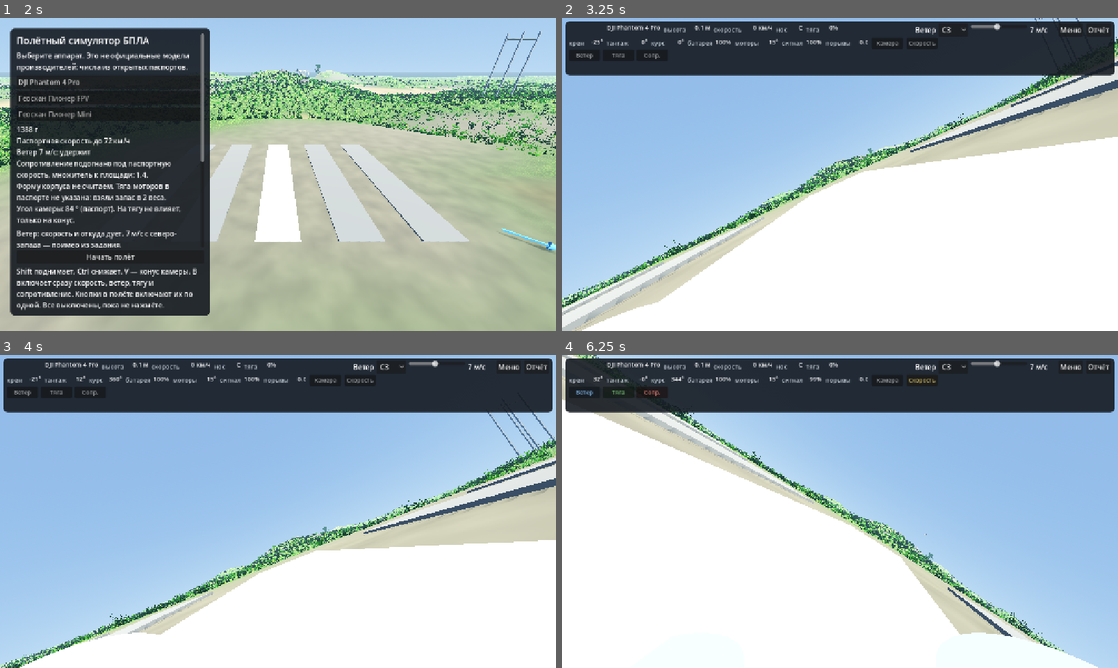
Above: before the commit, frames 1-4 (two rows, left to right).
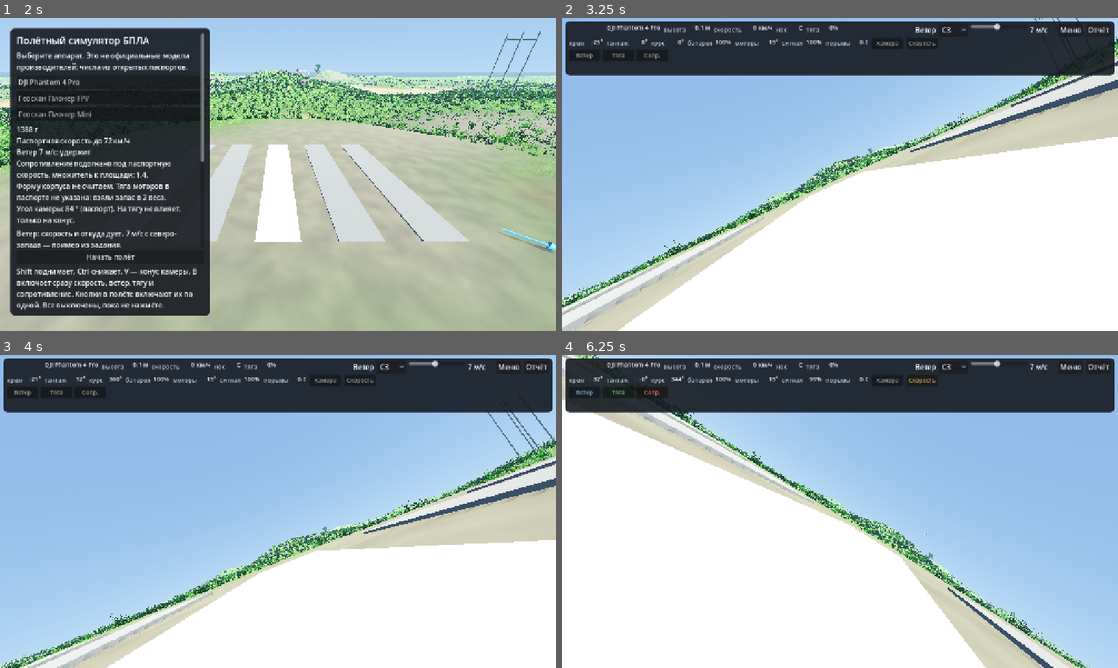
Above: after the commit, the same moments.

Repository: Melkor-code/infoteh
Game: Godot game, scene res://scenes/main.tscn
Two runs of this game, one before a commit and one after it. Both use one fixed random seed, a clock stepped at 60 frames per second and the inputs below.
Inputs (mouse positions are in pixels of both pictures, inside the frame that each line leads up to):
- Up to frame 1 (2 s): click "Старт на площадке" at 0.5 s; click "Старт на площадке" at 1.25 s
- Up to frame 2 (3.25 s): click "Начать полёт" at 2 s; tap Enter at 2.75 s; move the mouse to (962, 158) at 2.77 s; hold D from 2.78 s (still down); tap C at 2.85 s; click (962, 158) at 2.92 s
- Up to frame 3 (4 s): release D at 3.5 s; drag from (166, 527) to (250, 574) at 3.52 s
- Up to frame 4 (6.25 s): move the mouse to (895, 442) at 4.27 s; hold D 4.28-5 s; tap B at 4.35 s; drag from (812, 574) to (673, 464) at 5.02 s; move the mouse to (1006, 558) at 5.77 s; hold A from 5.78 s (still down); hold Q from 5.78 s (still down)

Frame 1 is identical in both runs. In frame 2, 0.4% of the frame differs, in the area x 3-18%, y 90-100%; in frame 3, 1.0%; in frame 4, 1.4%, in the area x 71-97%, y 88-100%.

Commit message:
feat: show the three drone models in flight
The boxes stay only as a fallback. Artwork is scaled to the passport sizes and does not change mass, drag, or collisions.

Co-authored-by: arena-agent <297053741+arena-agent@users.noreply.github.com>

Diff:
--- a/scripts/app.gd
+++ b/scripts/app.gd
@@ -580,6 +580,7 @@
 	var target := Vector3(0, 1, 0)
 	if craft != null:
 		target = craft.global_position
+		craft.set_body_visible(camera_mode != 1)
 	if camera_mode == 1 and craft != null:
 		camera.global_position = target + craft.global_transform.basis.y * 0.12
 		camera.global_rotation = craft.global_rotation
--- a/scripts/quadrotor.gd
+++ b/scripts/quadrotor.gd
@@ -54,6 +54,7 @@
 var weight_force := Vector3.ZERO
 
 var _props: Array[Node3D] = []
+var _artwork: Node3D
 
 
 func setup(next_profile: Dictionary) -> void:
@@ -189,9 +190,15 @@
 	elif position.y > floor_y + 0.35:
 		airborne = true
 
-	var spin := throttle * 25.0 * delta
+	# Картинка винтов. На тягу не влияет: в расчёте по-прежнему одна общая тяга.
+	var spin := 0.0
+	if motors_on:
+		spin = sqrt(maxf(throttle, 0.04)) * 95.0 * delta
 	for prop in _props:
-		prop.rotate_y(spin)
+		var sign := 1.0
+		if prop.has_meta("spin_sign"):
+			sign = float(prop.get_meta("spin_sign"))
+		prop.rotate_y(sign * spin)
 	_update_sensors(delta, air.length())
 	_update_warning(vmax, air.length())
 
@@ -277,8 +284,14 @@
 		warning = "На склоне аппарат сползает вниз. Для взлёта удерживайте Shift."
 
 
+func set_body_visible(show_body: bool) -> void:
+	if _artwork != null:
+		_artwork.visible = show_body
+
+
 func _clear_mesh() -> void:
 	_props.clear()
+	_artwork = null
 	while get_child_count() > 0:
 		var child := get_child(0)
 		remove_child(child)
@@ -286,6 +299,103 @@
 
 
 func _build_mesh() -> void:
+	var holder := Node3D.new()
+	holder.name = "Body"
+	add_child(holder)
+	_artwork = holder
+	if not _attach_artwork(holder):
+		_build_boxes(holder)
+
+
+func _artwork_path() -> String:
+	var id := str(profile.get("id", ""))
+	if id == "geoscan_pioneer_mini":
+		return "res://data/models/flight/drone.glb"
+	if id == "geoscan_pioneer_fpv":
+		return "res://data/models/flight/geoscan_pioneer_fpv.glb"
+	if id == "dji_phantom_4_pro":
+		return "res://data/models/flight/dji_phantom.glb"
+	return ""
+
+
+func _attach_artwork(holder: Node3D) -> bool:
+	var path := _artwork_path()
+	if path.is_empty() or not ResourceLoader.exists(path):
+		return false
+	var packed := load(path) as PackedScene
+	if packed == null:
+		return false
+	var root := packed.instantiate() as Node3D
+	if root == null:
+		return false
+	root.name = "Artwork"
+	holder.add_child(root)
+	var bounds := _local_bounds(root)
+	if bounds.size.length() < 0.02:
+		root.queue_free()
+		return false
+	var fit := _artwork_fit(root, bounds)
+	var clearance := maxf(float(model.get("height", 0.08)) * 0.5, 0.02)
+	var center := bounds.get_center()
+	root.scale = Vector3.ONE * fit
+	# Низ картинки садится на ту же высоту, с которой считает касание земли расчёт.
+	root.position = Vector3(-center.x * fit, -clearance - bounds.position.y * fit, -center.z * fit)
+	_collect_rotors(root)
+	return true
+
+
+func _artwork_fit(root: Node3D, bounds: AABB) -> float:
+	var id := str(profile.get("id", ""))
+	if id == "dji_phantom_4_pro":
+		var front := root.find_child("Propeller_0", true, false) as Node3D
+		var rear := root.find_child("Propeller_3", true, false) as Node3D
+		if front != null and rear != null:
+			var diagonal := front.global_position.distance_to(rear.global_position)
+			if diagonal > 0.05:
+				# Паспорт: диагональ между моторами без винтов, 350 мм.
+				return 0.35 / diagonal
+	if id == "geoscan_pioneer_fpv":
+		var narrow := minf(bounds.size.x, bounds.size.z)
+		if narrow > 0.02:
+			return 0.18 / narrow
+	var wide := maxf(bounds.size.x, bounds.size.z)
+	if wide < 0.02:
+		return 1.0
+	if id == "geoscan_pioneer_mini":
+		return 0.175 / wide
+	var passport_width := maxf(float(model.get("width", wide)), 0.12)
+	return passport_width / wide
+
+
+func _local_bounds(root: Node3D) -> AABB:
+	var box := AABB()
+	var first := true
+	var to_local := root.global_transform.affine_inverse()
+	for item in root.find_children("*", "MeshInstance3D", true, false):
+		var mesh := item as MeshInstance3D
+		if mesh.mesh == null:
+			continue
+		var piece: AABB = (to_local * mesh.global_transform) * mesh.get_aabb()
+		if first:
+			box = piece
+			first = false
+		else:
+			box = box.merge(piece)
+	return box
+
+
+func _collect_rotors(root: Node3D) -> void:
+	for index in 4:
+		var sign := 1.0 if index == 0 or index == 3 else -1.0
+		for prefix in ["Propeller_", "PropHub_", "PropCap_", "PropHubMark_"]:
+			var node := root.find_child("%s%d" % [prefix, index], true, false) as Node3D
+			if node == null:
+				continue
+			node.set_meta("spin_sign", sign)
+			_props.append(node)
+
+
+func _build_boxes(holder: Node3D) -> void:
 	var width := maxf(float(model.get("width", 0.3)), 0.12)
 	var height := maxf(float(model.get("height", 0.08)), 0.04)
 	var body := MeshInstance3D.new()
@@ -293,7 +403,7 @@
 	box.size = Vector3(width * 0.42, height * 0.65, width * 0.42)
 	body.mesh = box
 	body.material_override = _paint(_body_color())
-	add_child(body)
+	holder.add_child(body)
 	var reach := width * 0.46
 	for axis in [Vector3(1, 0, 0), Vector3(0, 0, 1)]:
 		var arm := MeshInstance3D.new()
@@ -302,7 +412,8 @@
 		arm.mesh = arm_mesh
 		arm.position.y = height * 0.05
 		arm.material_override = _paint(Color(0.22, 0.24, 0.27))
-		add_child(arm)
+		holder.add_child(arm)
+	var corner_index := 0
 	for corner in [Vector3(1, 0, 1), Vector3(1, 0, -1), Vector3(-1, 0, 1), Vector3(-1, 0, -1)]:
 		var motor := MeshInstance3D.new()
 		var motor_mesh := CylinderMesh.new()
@@ -312,7 +423,7 @@
 		motor.mesh = motor_mesh
 		motor.position = Vector3(corner.x, height * 0.15, corner.z) * reach * 0.72
 		motor.material_override = _paint(Color(0.12, 0.12, 0.13))
-		add_child(motor)
+		holder.add_child(motor)
 		var prop := MeshInstance3D.new()
 		var prop_mesh := CylinderMesh.new()
 		var radius := maxf(width * 0.16, 0.035)
@@ -322,8 +433,10 @@
 		prop.mesh = prop_mesh
 		prop.position = motor.position + Vector3(0, 0.03, 0)
 		prop.material_override = _paint(Color(0.8, 0.82, 0.85, 0.8))
-		add_child(prop)
+		prop.set_meta("spin_sign", 1.0 if corner_index == 0 or corner_index == 3 else -1.0)
+		holder.add_child(prop)
 		_props.append(prop)
+		corner_index += 1
 
 
 func _body_color() -> Color:
Binary file added: data/models/flight/dji_phantom.glb
Binary file added: data/models/flight/drone.glb
Binary file added: data/models/flight/geoscan_pioneer_fpv.glb
Not shown, changed: CREDITS.md
Not shown, changed: README.md
Not shown, added: data/models/flight/kak-podklyucheno.md
Not shown, changed: data/models/kuda-klast.md
Not shown, changed: data/vehicles/kak-dobavit-model.md
Not shown, changed: docs/kak-zapustit.md
